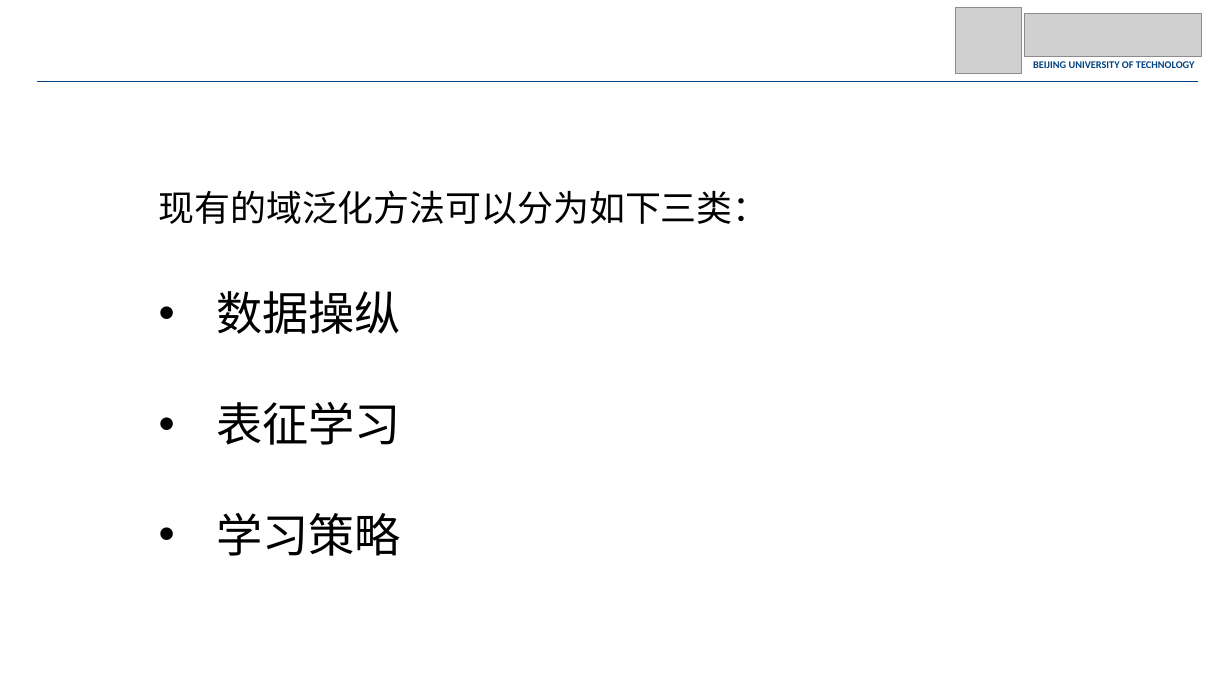
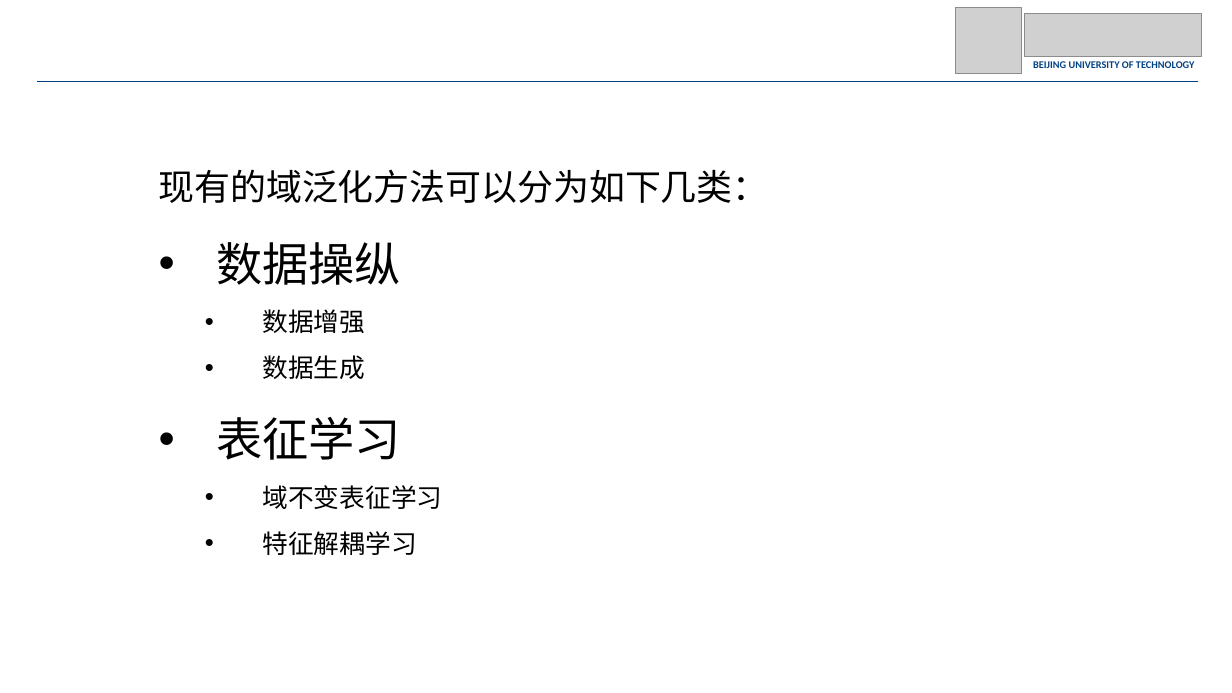
Before and after one commit to JohnnyM1ng/dissertation-proposal, a slide deck: slide 10 of 开题.pptx. Drawn at 1232x693 pixels with LibreOffice and Linux fonts; fonts in the diff are those of the drawing; grey boxes stand for pictures. Boxes give left, top, right and bottom in pixels: in the first picture for what was removed or moved away, otherwise in the second. Text is boxed around its words. In the diff, an @@ line names an element or a change of style, - is before the commit and + after.

```diff
--- a/开题.pptx
+++ b/开题.pptx
@@ text at (159, 169, 769, 203): text changed @@
-现有的域泛化方法可以分为如下三类：
+现有的域泛化方法可以分为如下几类：
@@ text at (216, 242, 401, 460): line spacing 2 to 1.5 @@
@@ text at (263, 309, 366, 379): paragraphs added @@
+  • 数据增强
+  • 数据生成
@@ text at (263, 485, 443, 555): text changed; size 36 to 20 pt @@
-• 学习策略
+  • 域不变表征学习
+  • 特征解耦学习
```
Also in this commit, not shown: 11 other slides changed, 1 slide removed, 4 other files.
